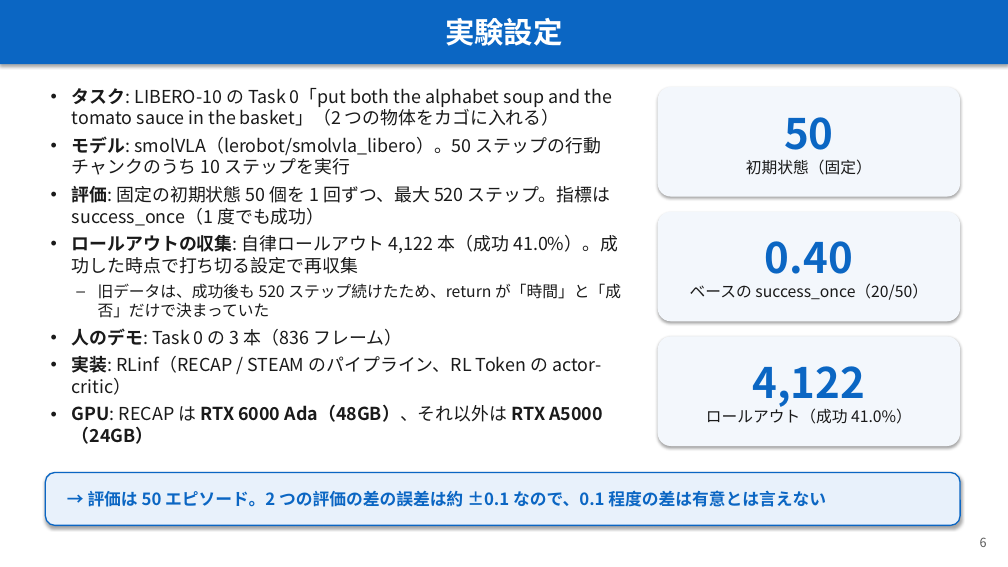
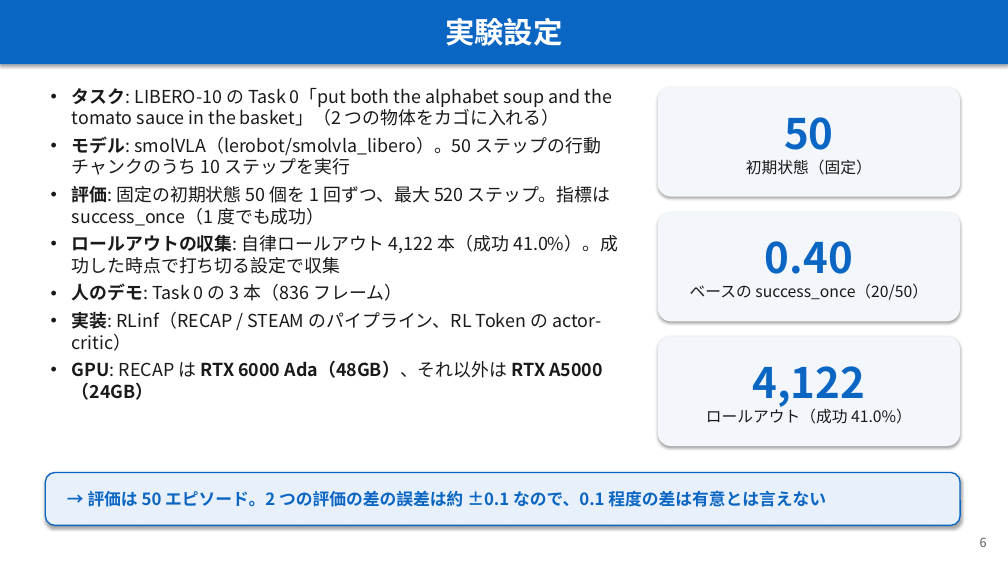
Before and after one commit to Junhand/libero_RL, a slide deck: slide 6 of docs/RECAP_STEAM_RLToken.pptx. Drawn at 1008x567 pixels with LibreOffice and Linux fonts; fonts in the diff are those of the drawing. Boxes give left, top, right and bottom in pixels: in the first picture for what was removed or moved away, otherwise in the second. Text is boxed around its words. In the diff, an @@ line names an element or a change of style, - is before the commit and + after.

```diff
--- a/docs/RECAP_STEAM_RLToken.pptx
+++ b/docs/RECAP_STEAM_RLToken.pptx
@@ text at (72,235,618,274): text changed @@
-• ロールアウトの収集: 自律ロールアウト 4,122 本（成功 41.0%）。成功した時点で打ち切る設定で再収集
-– 旧データは、成功後も 520 ステップ続けたため、return が「時間」と「成否」だけで決まっていた
+• ロールアウトの収集: 自律ロールアウト 4,122 本（成功 41.0%）。成功した時点で打ち切る設定で収集
```
Also in this commit, not shown: 5 other slides changed, 1 other file.
